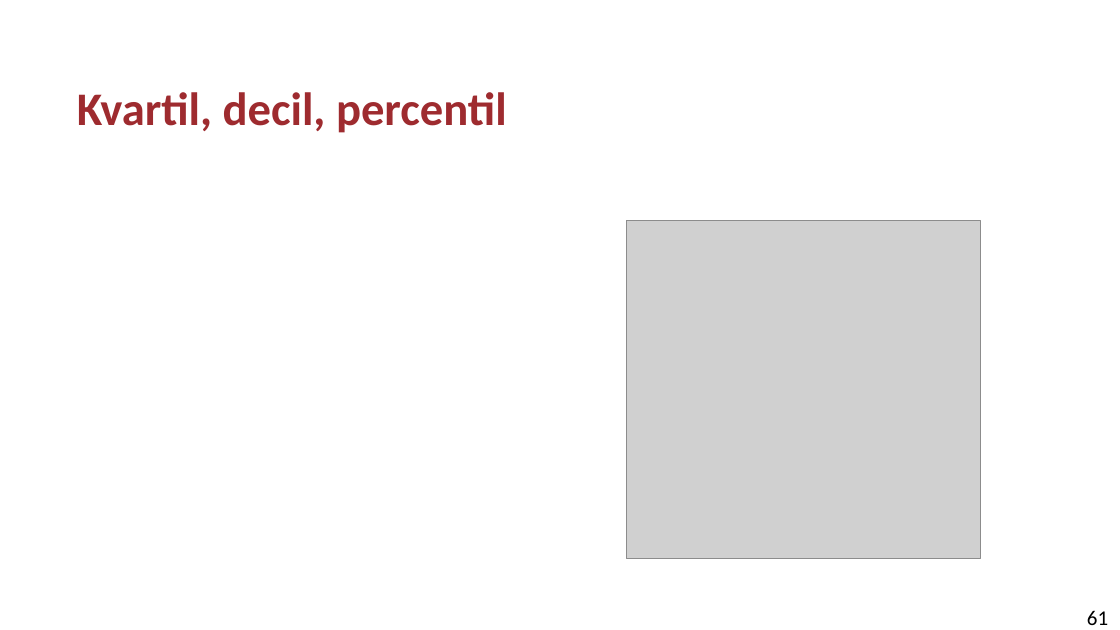
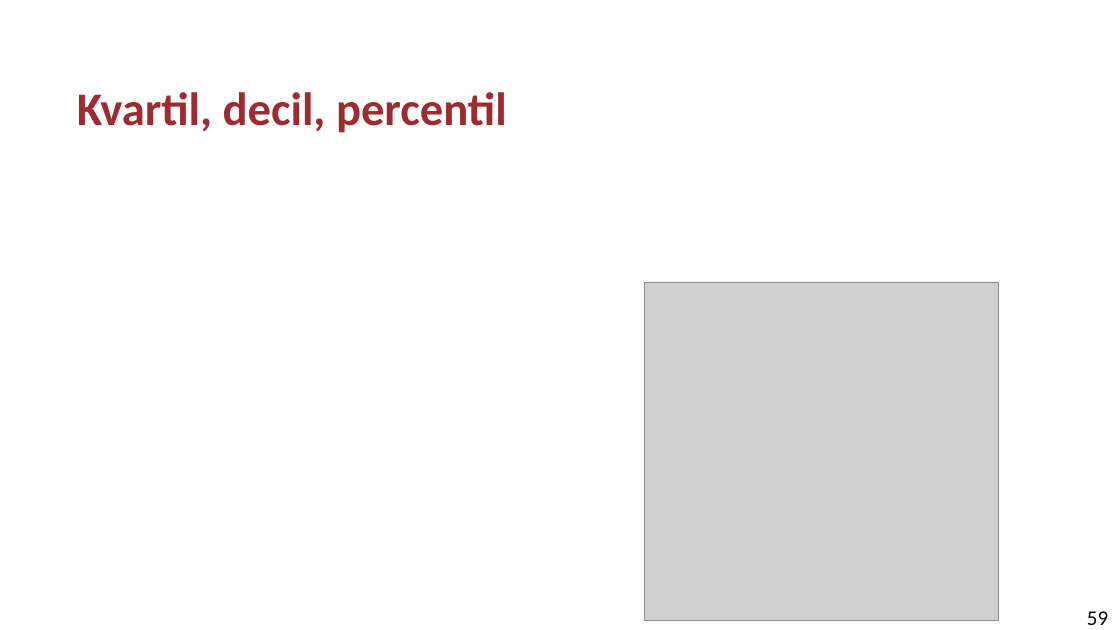
Before and after one commit to kocurvik/edu, a slide deck: slide 59 of RO/prednasky/p02.pptx (slide 61 before the commit). Drawn at 1120x630 pixels with LibreOffice and Linux fonts; fonts in the diff are those of the drawing; grey boxes stand for pictures. Boxes give left, top, right and bottom in pixels: in the first picture for what was removed or moved away, otherwise in the second. Text is boxed around its words. In the diff, an @@ line names an element or a change of style, - is before the commit and + after.

```diff
--- a/RO/prednasky/p02.pptx
+++ b/RO/prednasky/p02.pptx
@@ picture: place and size @@
-picture at box(626, 221, 980, 559)
+picture at box(645, 282, 999, 620)
@@ page number at box(1087, 611, 1108, 625): text changed @@
-61
+59
```
Also in this commit, not shown: 10 other slides changed, 2 slides removed.
